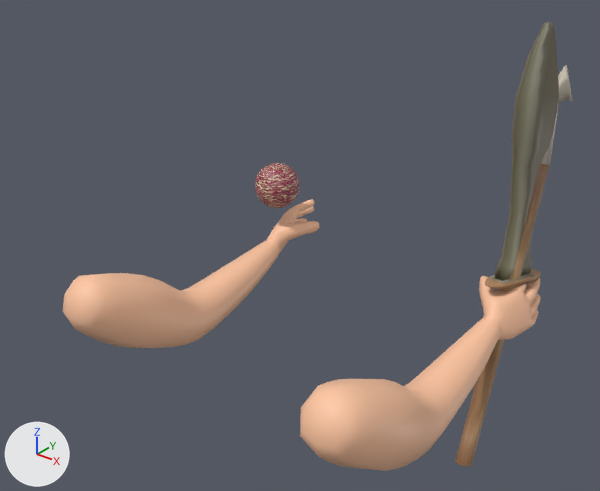
A saved change to the Blender file Arte/Personaje.blend.
Before and after are seen from a 50 mm lens placed at (1.79, -1.29, 2.15), pointed at (-1.0, 2.2, -0.02). Lighting does not change. The marker at lower left points along +X, +Y and +Z.

Script lines for the objects in view, before the commit:
```python
ob_espada_001 = bpy.data.objects.new('Espada.001', me_cylinder_002)
ob_espada_001.location = (-0.005, 3.02, -0.525)
ob_espada_001.rotation_euler = (0.0623, -3.046, 1.278)  # degrees (3.6, -175, 73)
ob_espada_001.scale = (0.991, 1.18, 0.62)
ob_lanza = bpy.data.objects.new('Lanza', me_cylinder)
ob_lanza.location = (-0.011, 2.941, -0.488)
ob_lanza.rotation_euler = (-0.324, 0.0, 0.0)  # degrees (-19, 0, 0)
ob_mano_derecha = bpy.data.objects.new('Mano derecha', me_plane_001)
ob_mano_derecha.location = (0.034, 2.878, -0.423)
ob_mano_derecha.rotation_euler = (-0.465, 0.0, 0.0)  # degrees (-27, 0, 0)
ob_mano_derecha_001 = bpy.data.objects.new('Mano derecha.001', me_plane_003)
ob_mano_derecha_001.location = (-1.761, 2.878, -0.423)
ob_mano_derecha_001.rotation_euler = (2.677, 0.0, 0.0)  # degrees (153, 0, 0)
ob_sphere = bpy.data.objects.new('Sphere', me_sphere)
ob_sphere.location = (-1.754, 2.88, -0.03)
ob_sphere.scale = (0.825, 0.825, 0.825)
```
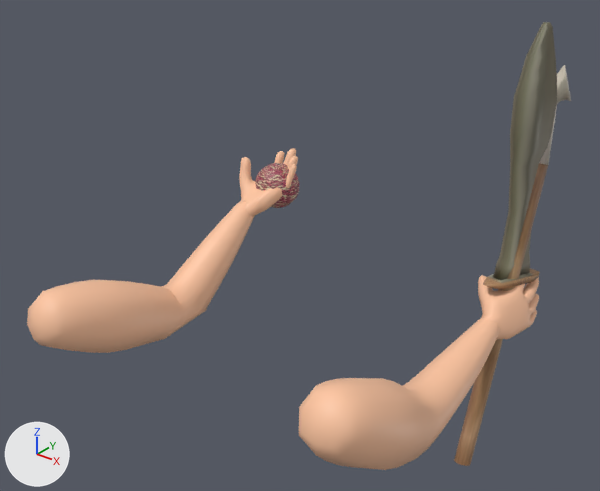
Edits to the scene script, one JSON object a line:
```json
{"block": "me_plane_003", "where": "me_plane_003.from_pydata(...)  # 868 vertices, 864 faces; spans x -0.2..0.27, y -0.37..1.73, z -0.32..0.84"}
{"block": "me_plane_003", "where": "# used by ob_mano_derecha_001; location = (-1.761, 2.878, -0.423); rotation_euler = (2.677, 0.0, 0.0), in degrees (153, 0, 0)"}
{"block": "me_plane_003", "change": "me_plane_003 part 1: all 73 vertices in x -0.2..0.27, y 0.72..1.73, z 0.38..0.84 are multiplied about their middle by the matrix ((0.709, 0.587, -0.391), (-0.382, -0.146, -0.913), (-0.593, 0.796, 0.12)), then moved by (0.37, -0.56, 0.53)"}
{"op": "set", "path": "ob_lanza.location", "old": "(-0.011, 2.941, -0.488)", "new": "(-0.02, 2.941, -0.488)"}
{"op": "set", "path": "ob_mano_derecha.location", "old": "(0.034, 2.878, -0.423)", "new": "(0.025, 2.878, -0.423)"}
{"op": "set", "path": "ob_espada_001.location", "old": "(-0.005, 3.02, -0.525)", "new": "(-0.014, 3.02, -0.525)"}
{"op": "set", "path": "ob_mano_derecha_001.location", "old": "(-1.761, 2.878, -0.423)", "new": "(-1.815, 2.75, -0.108)"}
{"op": "set", "path": "ob_mano_derecha_001.rotation_euler", "old": "(2.677, 0.0, 0.0)", "new": "(1.504, -2.531, 0.528)", "note": "degrees (153, 0, 0) -> degrees (86, -145, 30)"}
```

Boxes (x1, y1, x2, y2) around the edits, measured in the pictures (600 x 491 px; the box of a moved part takes in the faces that stretch with it):
```json
{"object": "Mano derecha.001", "change": "reshaped, moved, turned", "before": [63, 199, 320, 348], "after": [27, 148, 298, 353]}
{"object": "Mano derecha", "change": "moved", "before": [300, 276, 541, 471], "after": [299, 275, 539, 470]}
{"object": "Espada.001", "change": "moved", "before": [485, 22, 559, 290], "after": [483, 22, 557, 289]}
{"object": "Lanza", "change": "moved", "before": [455, 65, 573, 467], "after": [454, 65, 571, 466]}
{"part": 1, "of": "me_plane_003", "change": "moved or reshaped", "before": [63, 273, 218, 348], "after": [27, 280, 205, 353]}
```
